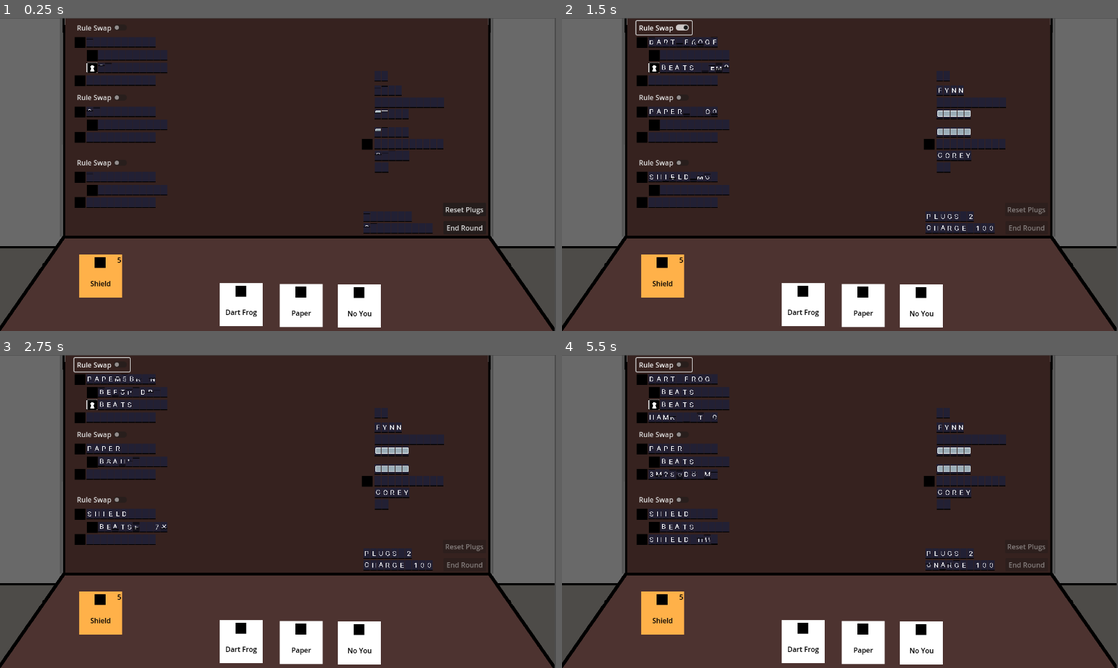
Above: before the commit, frames 1-4 (two rows, left to right).
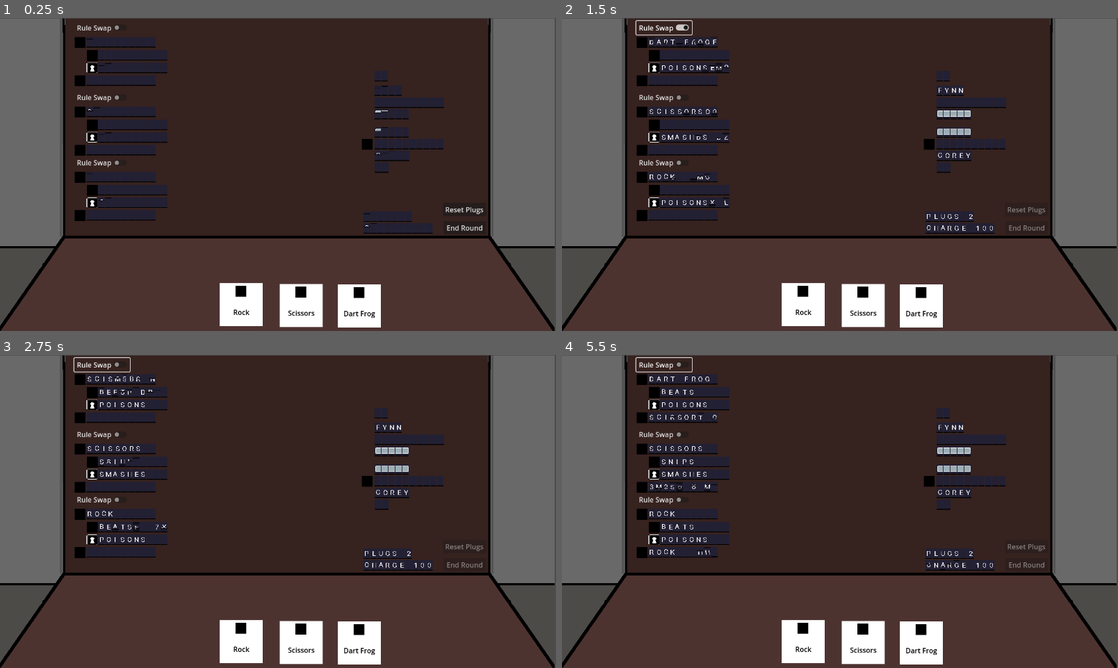
Above: after the commit, the same moments.

Repository: coreytbyrne/RPSGame
Game: Godot game, scene res://game_scenes/encounter/encounter.tscn
The game is run twice, just before and just after one commit, with the same random seed, the same clock (stepped at 60 frames per second) and the same inputs. This scene is started directly instead of the project's main scene. The engine's default icon, where the game draws it, is replaced by a stand-in: a white triangle on a blue panel in a dark square.
Inputs (mouse positions are in pixels of both pictures, inside the frame that each line leads up to):
- Up to frame 1 (0.25 s): no input
- Up to frame 2 (1.5 s): click "End Round" at 0.5 s; click "Rule Swap" at 1.25 s
- Up to frame 3 (2.75 s): click "Rule Swap" at 2 s
- Up to frame 4 (5.5 s): click "Rule Swap" at 2.75 s; tap Enter at 3.5 s; move the mouse to (639, 380) at 3.52 s; press the mouse at (639, 380) at 3.53 s; move the mouse to (656, 392) at 4.27 s; release the mouse at (656, 392) at 4.28 s; click (656, 392) at 4.35 s; move the mouse to (639, 417) at 5.02 s; press the mouse at (639, 417) at 5.03 s

The runs differ from the first frame. In frame 1, 1.8% of the frame differs, in the area x 13-68%, y 14-96%; in frame 2, 2.0%; in frame 3, 2.0%; in frame 4, 2.3%.

Commit message:
Shop + Futures update
- Disposable Shop Inventory Logic added
- Updated Futures to be a bit more sophisticated / options for per-round effects

Diff:
--- a/entities/cartridge/cartridge_config_base.gd
+++ b/entities/cartridge/cartridge_config_base.gd
@@ -4,3 +4,4 @@
 @export var object:GameplayUtils.OBJECT
 @export var effect:GameplayUtils.EFFECT
 @export var base_cooldown:int = 0
+@export var tier:int = 1
--- a/entities/cartridge/configs/dart_frog_cartridge.tres
+++ b/entities/cartridge/configs/dart_frog_cartridge.tres
@@ -6,4 +6,5 @@
 script = ExtResource("1_1fbym")
 object = 4
 effect = 5
+tier = 2
 metadata/_custom_type_script = "uid://bjdowbdjn3vcg"
--- a/entities/participant/player/player.gd
+++ b/entities/participant/player/player.gd
@@ -8,8 +8,8 @@
 
 @export var remaining_plug_count:int :
 	set(value):
-		remaining_plug_count = value
-		$PlugCount.update_word("Plugs " + str(value), 1, 3)
+		remaining_plug_count = value + plug_count_modifier
+		$PlugCount.update_word("Plugs " + str(remaining_plug_count), 1, 3)
 		#update_plug_label()
 
 @export var swap_charge:int = 100:
--- a/entities/shop_items/configs/base_shop_item.gd
+++ b/entities/shop_items/configs/base_shop_item.gd
@@ -4,7 +4,7 @@
 
 @export var item_name: String
 
-@export var base_price:float =  0.00
+@export var base_price:float =  1.00
 @export var price_modifier:float = 0.00
 
 @abstract func purchase_item(buyer:Participant)
--- a/entities/shop_items/configs/disposables/disposable_base_item.gd
+++ b/entities/shop_items/configs/disposables/disposable_base_item.gd
@@ -1,5 +1,25 @@
 extends ShopItem
 class_name DisposableShopItem
 
+@export var cartridge:CartridgeConfig
+@export var num_uses:int = 3
+var num_use_price_multiplier:float = 1.10
+
+# Base price should be based off of a single use, then incremented for each additional use
+
 func purchase_item(buyer:Participant):
 	pass
+
+
+func create_item() -> DisposableTransmitter:
+	var disposable_transmitter:DisposableTransmitter = DisposableTransmitter.new()
+	disposable_transmitter.config = cartridge
+	disposable_transmitter.num_uses = num_uses
+	return disposable_transmitter
+
+
+func establish_price() -> void:
+	var price:float = base_price
+	price += ((num_uses - 1) * num_use_price_multiplier)
+	price_modifier += cartridge.tier
+	base_price = snappedf(price * price_modifier, 0.01)
--- a/entities/spinner_dose/spinner_dose.gd
+++ b/entities/spinner_dose/spinner_dose.gd
@@ -28,6 +28,9 @@
 
 
 func update_dose_value(dose:int) -> void:
+	if dose > max_dose:
+		return
+
 	for i:int in range(dose):
 		if i == 0:
 			await get_tree().create_timer(randf_range(0.05, 0.15)).timeout
--- a/entities/spinner_tile/spinner_tile.tscn
+++ b/entities/spinner_tile/spinner_tile.tscn
@@ -369,3 +369,4 @@
 
 [node name="AudioStreamPlayer" type="AudioStreamPlayer" parent="."]
 volume_db = -5.0
+bus = &"User_SFX"
--- a/game_scenes/encounter/encounter_configs/test_encounter.tres
+++ b/game_scenes/encounter/encounter_configs/test_encounter.tres
@@ -1,45 +1,39 @@
-[gd_resource type="Resource" script_class="EncounterConfig" load_steps=12 format=3 uid="uid://dcy8ipl26k8dx"]
+[gd_resource type="Resource" script_class="EncounterConfig" load_steps=10 format=3 uid="uid://dcy8ipl26k8dx"]
 
 [ext_resource type="Script" uid="uid://bjdowbdjn3vcg" path="res://entities/cartridge/cartridge_config_base.gd" id="1_v7cu4"]
+[ext_resource type="Resource" uid="uid://cgl7wwkbxxgc5" path="res://entities/cartridge/configs/rock_cartridge.tres" id="2_ko5nk"]
 [ext_resource type="Script" uid="uid://qhm0afqsyma5" path="res://game_scenes/encounter/encounter_configs/encounter_config_base.gd" id="2_nn4yx"]
-[ext_resource type="Resource" uid="uid://h7e67t3yvwi3" path="res://entities/cartridge/configs/shield_cartridge.tres" id="3_rmxvs"]
-[ext_resource type="Resource" uid="uid://deesxaf4iww38" path="res://entities/cartridge/configs/paper_cartridge.tres" id="3_y41la"]
-[ext_resource type="Resource" uid="uid://dw8x1kkl8q3nf" path="res://entities/cartridge/configs/ham_cartridge.tres" id="4_rmxvs"]
+[ext_resource type="Resource" uid="uid://ksr4gsxd78bf" path="res://entities/cartridge/configs/scissors_cartridge.tres" id="4_ln0t5"]
 [ext_resource type="Script" uid="uid://cfk5nrkdvl5ig" path="res://entities/rule/rule_configs/rule_configs.gd" id="5_ko5nk"]
 [ext_resource type="Resource" uid="uid://cb3gmitt1e1ge" path="res://entities/cartridge/configs/dart_frog_cartridge.tres" id="5_y41la"]
-[ext_resource type="Resource" uid="uid://nip2xaxsoor6" path="res://entities/cartridge/configs/no_you_cartridge.tres" id="6_v7cu4"]
 
 [sub_resource type="Resource" id="Resource_y41la"]
 script = ExtResource("5_ko5nk")
 left_object = 4
 effect = 1
-right_object = 2
-constant_effect = 1
+right_object = 3
+constant_effect = 5
 metadata/_custom_type_script = "uid://cfk5nrkdvl5ig"
 
 [sub_resource type="Resource" id="Resource_p0vx0"]
 script = ExtResource("5_ko5nk")
-left_object = 2
+left_object = 3
 effect = 1
-right_object = 6
+right_object = 1
+constant_effect = 2
 metadata/_custom_type_script = "uid://cfk5nrkdvl5ig"
 
 [sub_resource type="Resource" id="Resource_p3r7q"]
 script = ExtResource("5_ko5nk")
-left_object = 6
+left_object = 1
 effect = 1
 right_object = 4
+constant_effect = 5
 metadata/_custom_type_script = "uid://cfk5nrkdvl5ig"
 
 [resource]
 script = ExtResource("2_nn4yx")
-player_cartridges = Array[ExtResource("1_v7cu4")]([ExtResource("5_y41la"), ExtResource("3_y41la"), ExtResource("6_v7cu4")])
-player_disposable_transmitters = Dictionary[ExtResource("1_v7cu4"), int]({
-ExtResource("3_rmxvs"): 5
-})
-opponent_cartridges = Array[ExtResource("1_v7cu4")]([ExtResource("3_rmxvs"), ExtResource("5_y41la"), ExtResource("4_rmxvs")])
-opponent_disposable_cartridges = Dictionary[ExtResource("1_v7cu4"), int]({
-ExtResource("3_y41la"): 5
-})
+player_cartridges = Array[ExtResource("1_v7cu4")]([ExtResource("2_ko5nk"), ExtResource("4_ln0t5"), ExtResource("5_y41la")])
+opponent_cartridges = Array[ExtResource("1_v7cu4")]([ExtResource("2_ko5nk"), ExtResource("5_y41la"), ExtResource("4_ln0t5")])
 rules = Array[ExtResource("5_ko5nk")]([SubResource("Resource_y41la"), SubResource("Resource_p0vx0"), SubResource("Resource_p3r7q")])
 metadata/_custom_type_script = "uid://qhm0afqsyma5"
--- a/game_scenes/shop/disposable_cart_segment.gd
+++ b/game_scenes/shop/disposable_cart_segment.gd
@@ -1,6 +1,55 @@
 extends ShopSegment
 class_name DisposableCartSegment
 
-enum POSSIBLE_INVENTORY {
+var min_uses:int = 3
+var max_uses:int = 10
 
-}
+
+func choose_inventory(rule_set:Array[RuleConfig] = []) -> Array[DisposableShopItem]:
+	var rand_transmitters:int = 0
+	var rule_based_transmitters:int = 0
+	var inventory:Array[DisposableShopItem] = []
+
+	if rule_set.is_empty():
+		rand_transmitters = 4
+	else:
+		rand_transmitters = 1
+		rule_based_transmitters = 3
+
+	for i:int in range(rule_based_transmitters):
+		var item:DisposableShopItem = DisposableShopItem.new()
+		var object_from_rule:GameplayUtils.OBJECT
+		var rand_rule:RuleConfig = rule_set[randi_range(0, rule_set.size() - 1)]
+		var max_range:int
+
+		# BEATS doesn't have an associated object, so we don't want to try and assign
+		# an object to it
+		if rand_rule.effect == GameplayUtils.EFFECT.BEATS:
+			max_range = 1
+		else:
+			max_range = 2
+
+		match(randi_range(0, max_range)):
+			0:
+				object_from_rule = rand_rule.left_object
+			1:
+				object_from_rule = rand_rule.right_object
+			2:
+				object_from_rule = GameplayUtils.get_object_from_effect(rand_rule.effect)
+
+		item.cartridge = GameplayUtils.get_config_from_object(object_from_rule)
+		item.num_uses = randi_range(min_uses, max_uses)
+		item.establish_price()
+		inventory.append(item)
+
+	for i:int in range(rand_transmitters):
+		var item:DisposableShopItem = DisposableShopItem.new()
+		var rand_obj:GameplayUtils.OBJECT = randi_range(0, GameplayUtils.OBJECT.size() - 1) as GameplayUtils.OBJECT
+
+		item.cartridge = GameplayUtils.get_config_from_object(rand_obj)
+		item.num_uses = randi_range(min_uses, max_uses)
+		item.establish_price()
+		inventory.append(item)
+
+
+	return inventory
--- a/game_scenes/shop/new_cart_segment.gd
+++ b/game_scenes/shop/new_cart_segment.gd
@@ -1,2 +1,6 @@
 extends ShopSegment
 class_name NewCartSegment
+
+
+func choose_inventory() -> Array[CartridgeConfig]:
+	return []
--- a/game_scenes/shop/patch_up_segment.gd
+++ b/game_scenes/shop/patch_up_segment.gd
@@ -12,3 +12,7 @@
 	STATUS_EFFECT_CLEAR, # Removes any outstanding status effects
 	SWAP_CHARGE_REFRESH # Adds 100 to your swap charge
 }
+
+
+func choose_inventory() -> Array[ServiceShopItem]:
+	return []
--- a/game_scenes/shop/shop.gd
+++ b/game_scenes/shop/shop.gd
@@ -10,11 +10,39 @@
 @onready var new_cart_shop:ShopSegment  = $NewCartridges
 @onready var upgrade_shop:ShopSegment  = $Upgrades
 
-@export var available_shop_segments:Array[ShopSegment.SEGMENT_TYPE]
+#@export var available_shop_segments:Array[ShopSegment.SEGMENT_TYPE]
 @export var shop_type:TYPE
+
+@export var active_rule_set:Array[RuleConfig]
 
 ## Repair, Utility, and Disposable Carts are always present
 ## Inventory will change depending on if we're in the middle of an encounter or not
 ##
 ## New Carts and Upgrade will only be available in between encounters
 enum TYPE {ENCOUNTER, ROUND_END}
+
+func _ready() -> void:
+	generate_shop(TYPE.ROUND_END, active_rule_set)
+
+
+func generate_shop(type:TYPE, rule_set:Array[RuleConfig] = []) -> void:
+	match(type):
+		TYPE.ENCOUNTER:
+			generate_mid_encounter_shop(rule_set)
+		TYPE.ROUND_END:
+			generate_post_encounter_shop()
+
+
+func generate_mid_encounter_shop(rule_set:Array[RuleConfig]) -> void:
+	#service_shop.choose_inventory()
+	var disposable_transmitters:Array[DisposableShopItem] = disposable_transmitter_shop.choose_inventory(rule_set)
+	#utility_shop.choose_inventory()
+	return
+
+
+func generate_post_encounter_shop() -> void:
+	service_shop.choose_inventory()
+	var disposable_transmitters:Array[DisposableShopItem] = disposable_transmitter_shop.choose_inventory()
+	utility_shop.choose_inventory()
+	upgrade_shop.choose_inventory()
+	new_cart_shop.choose_inventory()
--- a/game_scenes/shop/upgrade_segment.gd
+++ b/game_scenes/shop/upgrade_segment.gd
@@ -8,3 +8,7 @@
 	SWAP_CHARGE_REFRESH_RATE, # Upgrades the amound of SWAP that gets restored after each round
 	MAX_DOSAGE # Upgrades the max dosage required before losing
 }
+
+
+func choose_inventory() -> Array[UpgradeShopItem]:
+	return []
--- a/game_scenes/shop/utility_segment.gd
+++ b/game_scenes/shop/utility_segment.gd
@@ -9,3 +9,7 @@
 	DEFENSE_TONIC, # Gives a "defense"
 	REVERSE_TONIC, # Gives a "reverse"
 }
+
+
+func choose_inventory() -> Array[UtilityShopItem]:
+	return []
--- a/utilities/gameplay_utils.gd
+++ b/utilities/gameplay_utils.gd
@@ -24,13 +24,16 @@
 	REVERSES
 }
 
-#static var _effect_text:Dictionary[EFFECT, String] = {
-	#EFFECT.BEATS : "%s beats %s",
-	#EFFECT.SMASHES: "%s smashes %s's button",
-	#EFFECT.SNIPS: "%s snips %s's wire",
-	#EFFECT.COPIES: "%s copies the effect of %s",
-	#EFFECT.NONE: ""
-#}
+static var object_effect_map:Dictionary[OBJECT, EFFECT] = {
+	OBJECT.ROCK : EFFECT.SMASHES,
+	OBJECT.PAPER : EFFECT.COPIES,
+	OBJECT.SCISSORS : EFFECT.SNIPS,
+	OBJECT.DART_FROG : EFFECT.POISONS,
+	OBJECT.HAM : EFFECT.SHOWS_OFF,
+	OBJECT.SHIELD : EFFECT.DEFENDS,
+	OBJECT.NO_YOU : EFFECT.REVERSES,
+}
+
 
 static func get_object_name(obj:OBJECT) -> String:
 	return OBJECT.keys()[obj].capitalize()
@@ -40,11 +43,9 @@
 	return EFFECT.keys()[effect].capitalize()
 
 
-#static func get_effect_text(left_object:OBJECT, effect:EFFECT, right_object:OBJECT) -> String:
-	#if effect != EFFECT.NONE:
-		#return _effect_text[effect] % [get_object_name(left_object), get_object_name(right_object)]
-	#else:
-		#return ""
+static func get_object_from_effect(effect:EFFECT) -> OBJECT:
+	return object_effect_map.find_key(effect)
+
 
 static func get_config_from_object(obj:OBJECT) -> CartridgeConfig:
 	var object_name:String = get_object_name(obj).to_lower()
--- a/utilities/rule_resolver.gd
+++ b/utilities/rule_resolver.gd
@@ -2,7 +2,8 @@
 
 var rule_board_reference:RulesBoard
 var rounds_played:int = 0
-var future_tracker:Dictionary[int, Array] = {}
+#var future_tracker:Dictionary[int, Array] = {}
+var futures:Array[Future]
 var encounter_reference:Encounter
 
 
@@ -13,21 +14,18 @@
 	rounds_played += 1
 
 
-func add_future(future_round:int, function:Callable) -> void:
-	var futures:Array = future_tracker.get_or_add(future_round, [])
-
-	if futures.is_empty():
-		future_tracker[future_round] = [function]
-	else:
-		future_tracker[future_round].append(function)
+func add_future(num_rounds:int, target:Participant, trigger_type:Future.TRIGGER_TIME, function:Callable) -> void:
+	var new_future = Future.new(target, function, num_rounds, trigger_type)
+	futures.append(new_future)
 
 
 func resolve_futures_round_start() -> void:
-	if future_tracker.has(rounds_played):
-		var futures_to_resolve:Array = future_tracker[rounds_played]
+	var temp_futures:Array[Future] = futures.duplicate()
+	for future:Future in temp_futures:
+		var is_future_exhausted:bool = future.next_round()
+		if is_future_exhausted:
+			futures.pop_at(futures.find(future))
 
-		for future:Callable in futures_to_resolve:
-			future.call()
 
 
 ## The format of these function parameters should always be (winner, loser, other_params)
@@ -92,7 +90,8 @@
 
 	## At the start of 2 rounds from now, restore the wire count modifier
 	## Ex: Currently round 0, Wire count effects round 1, and restored on round 2
-	add_future(rounds_played+2, func():loser.plug_count_modifier += 1;print("Plug Count Restored"))
+	add_future(2, loser, Future.TRIGGER_TIME.AFTER_COUNTDOWN,
+	func(targ:Participant): targ.plug_count_modifier += 1; print("%s Plug Count Restored" % targ.participant_name))
 
 
 func snips(winner:Participant, loser:Participant) -> void:
@@ -103,10 +102,13 @@
 			if plug.connected_target == encounter_reference.get_node("PlayedObject").target:
 				var transmitter:Transmitter = plug.connected_transmitter
 				transmitter.disable_transmitter()
-				add_future(rounds_played+2, func():transmitter.enable_transmitter();print("Transmitter Restored"))
+				#add_future(rounds_played+2, func():transmitter.enable_transmitter();print("Transmitter Restored"))
+				add_future(2, loser, Future.TRIGGER_TIME.AFTER_COUNTDOWN,
+				func(targ:Participant):transmitter.enable_transmitter();print("%s Transmitter Restored" % targ.participant_name))
 	else:
 		loser.disable_transmitter(loser.played_object)
-		add_future(rounds_played+2, func():loser.enable_transmitter(loser.played_object);print("Opponent Transmitter Restored"))
+		add_future(2, loser, Future.TRIGGER_TIME.AFTER_COUNTDOWN,
+		func(targ:Participant):loser.enable_transmitter(loser.played_object);print("%s Transmitter Restored" % targ.participant_name))
 
 
 func copies(winner:Participant, loser:Participant) -> void:
@@ -130,10 +132,10 @@
 
 
 func poisons(winner:Participant, loser:Participant) -> void:
-	print("%s poisoned %s for the next 2 rounds!" % [winner.participant_name, loser.participant_name])
+	print("%s poisoned %s!" % [winner.participant_name, loser.participant_name])
 
-	add_future(rounds_played+2, func():loser.dosage += 1;print("%s took poison damage!" % loser.participant_name))
-	add_future(rounds_played+3, func():loser.dosage += 1;print("%s took poison damage! They recovered from their poison" % loser.participant_name))
+	add_future(2, loser, Future.TRIGGER_TIME.PER_ROUND,
+	func(targ:Participant):targ.dosage += 1;print("%s took poison damage!" % loser.participant_name))
 
 
 
@@ -165,3 +167,32 @@
 func reverses(winner:Participant, loser:Participant) -> void:
 	winner.has_reverse = true
 	print("%s will reverse the effects of their next loss! " % winner.participant_name)
+
+
+
+class Future:
+	var _target:Participant
+	var _function:Callable
+	var _remaining_rounds:int
+	var _trigger:TRIGGER_TIME
+
+	enum TRIGGER_TIME {PER_ROUND, AFTER_COUNTDOWN}
+
+	func _init(target:Participant, function:Callable, rounds:int, trigger:TRIGGER_TIME):
+		_target = target
+		_function = function
+		_remaining_rounds = rounds
+		_trigger = trigger
+
+	func next_round() -> bool:
+		_remaining_rounds -= 1
+
+		if _trigger == TRIGGER_TIME.PER_ROUND:
+			_function.call(_target)
+		elif _trigger == TRIGGER_TIME.AFTER_COUNTDOWN and _remaining_rounds == 0:
+			_function.call(_target)
+
+		if _remaining_rounds <= 0:
+			return true
+		else:
+			return false
